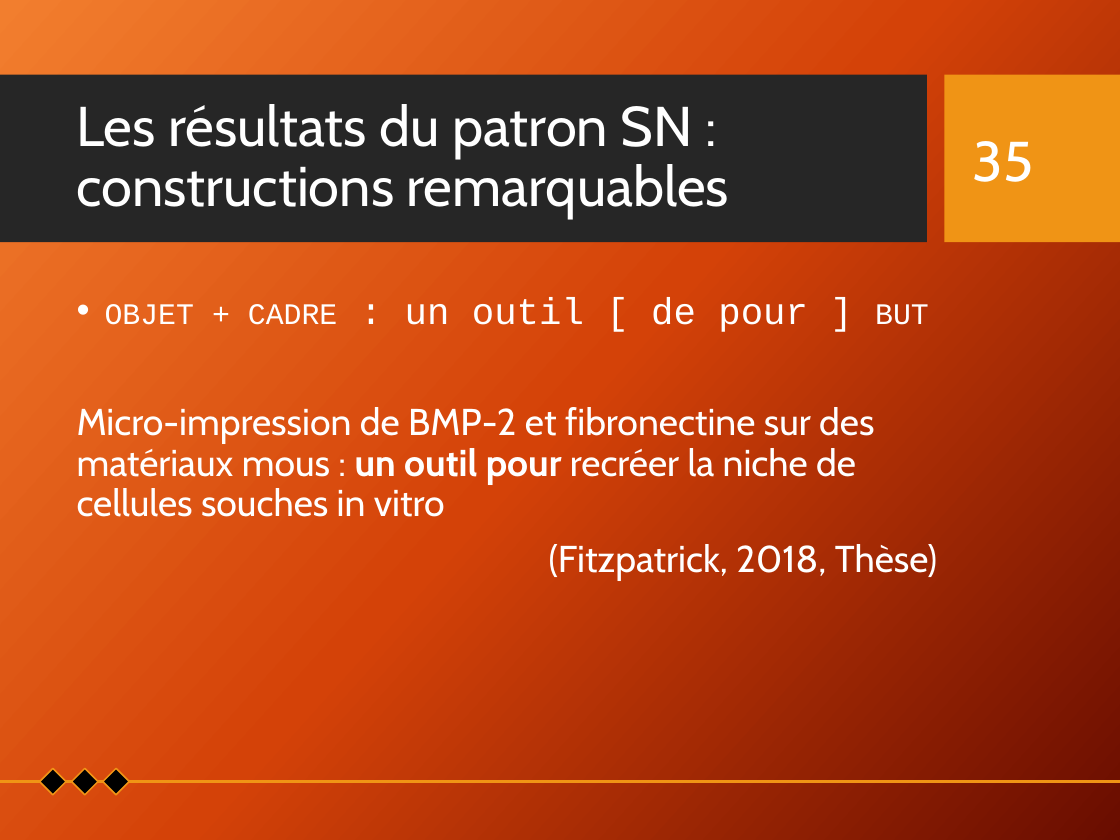
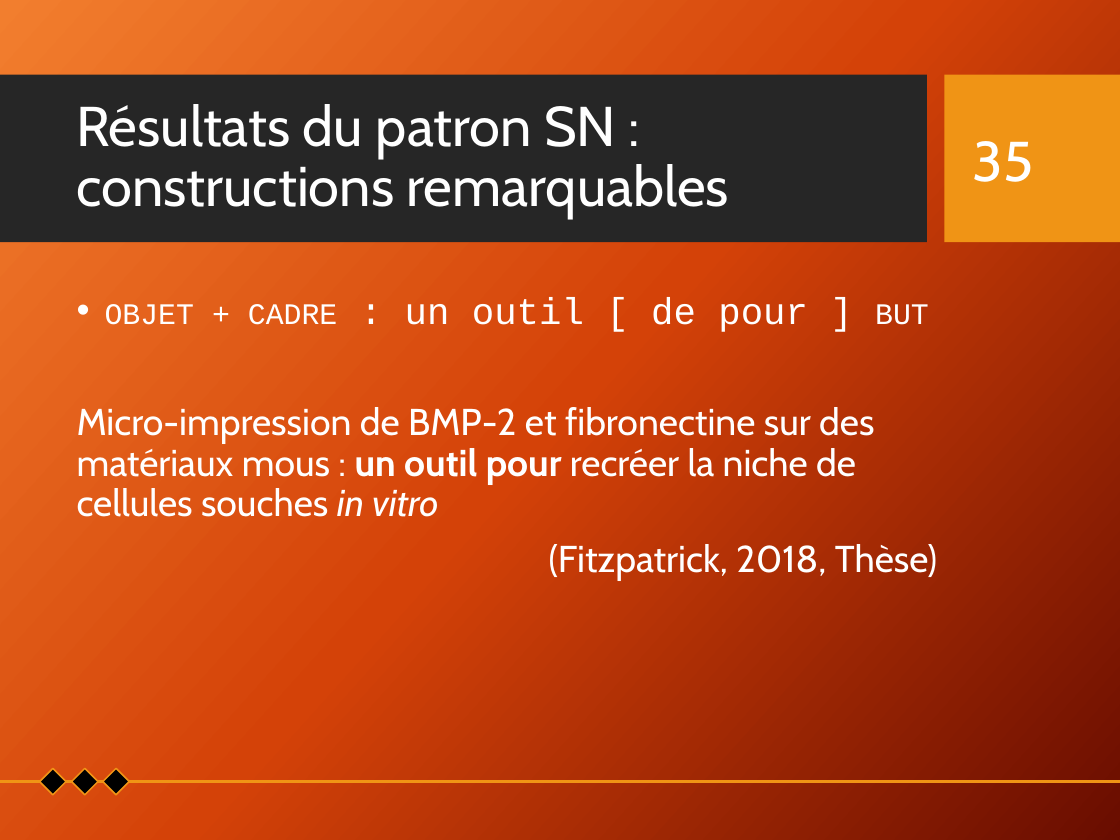
Before and after one commit to Xitog/tal, a slide deck: slide 35 of dossiers/Final - Présentation Projet de recherche.pptx. Drawn at 1120x840 pixels with LibreOffice and Linux fonts; fonts in the diff are those of the drawing; background and template pictures are left out. Boxes give left, top, right and bottom in pixels: in the first picture for what was removed or moved away, otherwise in the second. Text is boxed around its words. In the diff, an @@ line names an element or a change of style, - is before the commit and + after.

```diff
--- a/dossiers/Final - Présentation Projet de recherche.pptx
+++ b/dossiers/Final - Présentation Projet de recherche.pptx
@@ title at box(76, 104, 729, 219): text changed @@
-Les résultats du patron SN :
-constructions remarquables
+Résultats du patron SN :
+constructions remarquables
@@ text at box(77, 407, 874, 517): italic on in "in vitro" @@
```
Also in this commit, not shown: 36 other slides changed.
